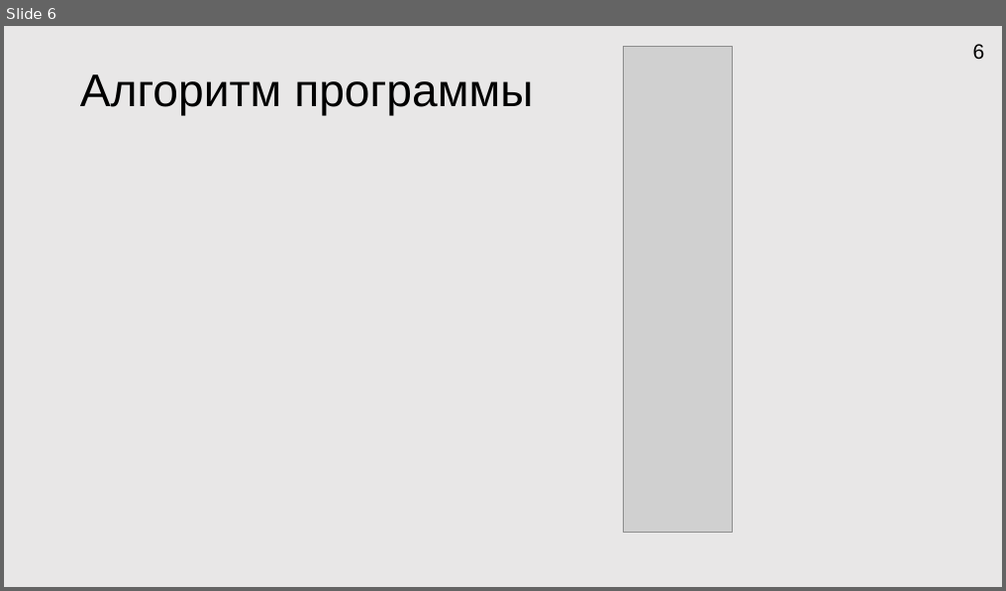
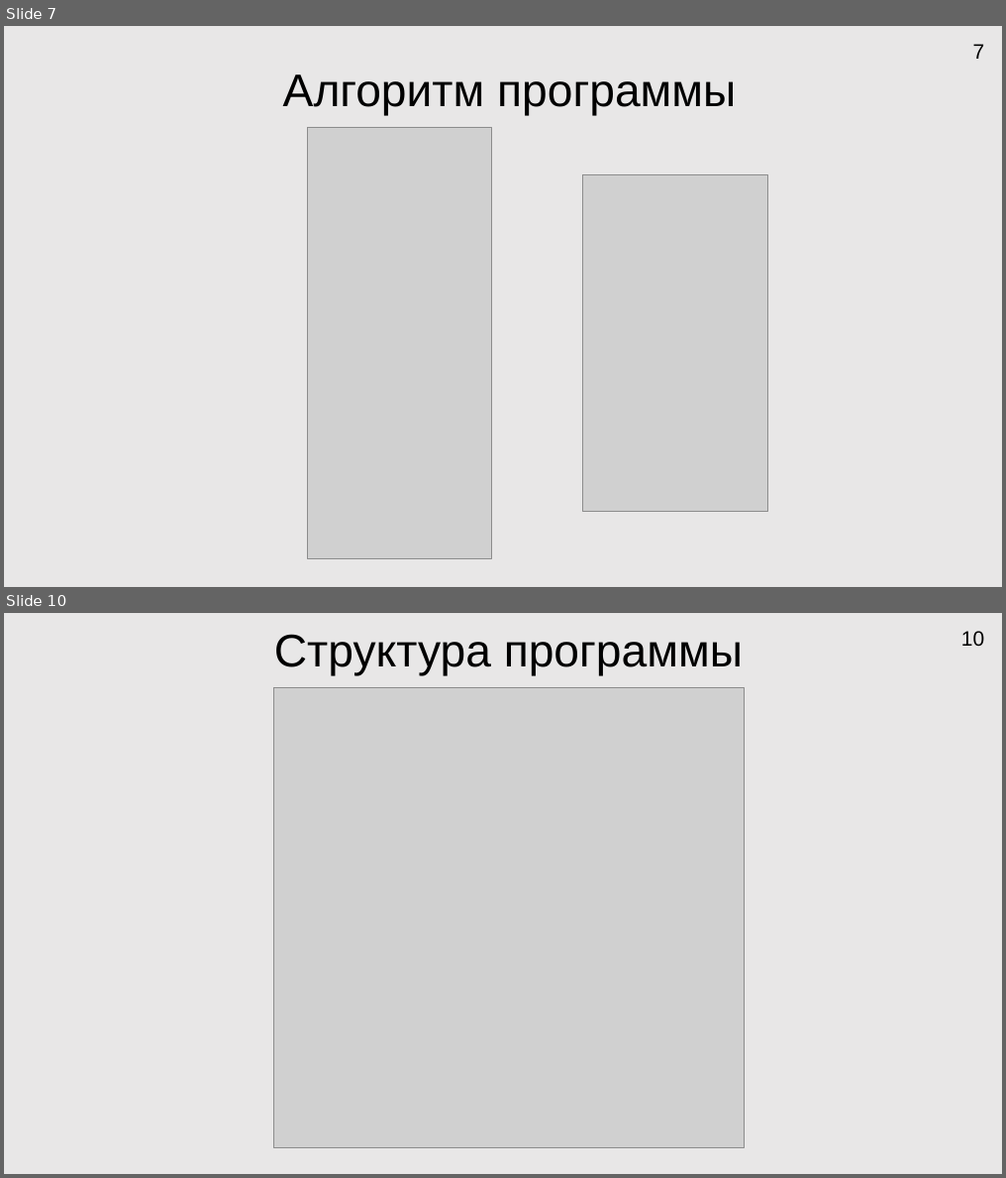
Before and after one commit to HORNetpy/testgitrepo, a slide deck: Docs/Мои документы/Презентация Microsoft PowerPoint.pptx. Shown one above the other, each under a label of ours: slide 6 before the commit, slides 7 and 10 after it; the slides between them are not shown. The pictures are 1006x591 and 1006x1178 pixels, drawn with LibreOffice and Linux fonts; fonts in the diff are those of the drawing; grey boxes stand for pictures. Boxes give left, top, right and bottom in pixels: in the first picture for what was removed or moved away, otherwise in the second. Text is boxed around its words. In the diff, an @@ line names an element or a change of style, - is before the commit and + after.

```diff
--- a/Docs/Мои документы/Презентация Microsoft PowerPoint.pptx
+++ b/Docs/Мои документы/Презентация Microsoft PowerPoint.pptx
@@ slide 10 added at box(4, 613, 1002, 1174), background #E9E7E7 @@
@@ title added at box(274, 634, 743, 676), 44 pt, text #000000 @@
+Структура программы
@@ page number added at box(961, 631, 984, 647), 20 pt, text #000000 @@
+10
@@ picture added at box(273, 688, 745, 1149) @@
@@ what was slide 6 is now slide 7 @@
@@ slide 7 changed as well @@
@@ picture removed at box(623, 46, 732, 532) @@
@@ page number at box(973, 44, 985, 59): text changed @@
-6
+7
@@ title "Алгоритм программы" at box(283, 75, 736, 115): alignment left to centre @@
@@ picture added at box(307, 127, 491, 559) @@
@@ picture added at box(583, 174, 767, 511) @@
```
Also in this commit, not shown: 8 other slides changed, 5 other slides added, 1 slide removed, 4 other files.
